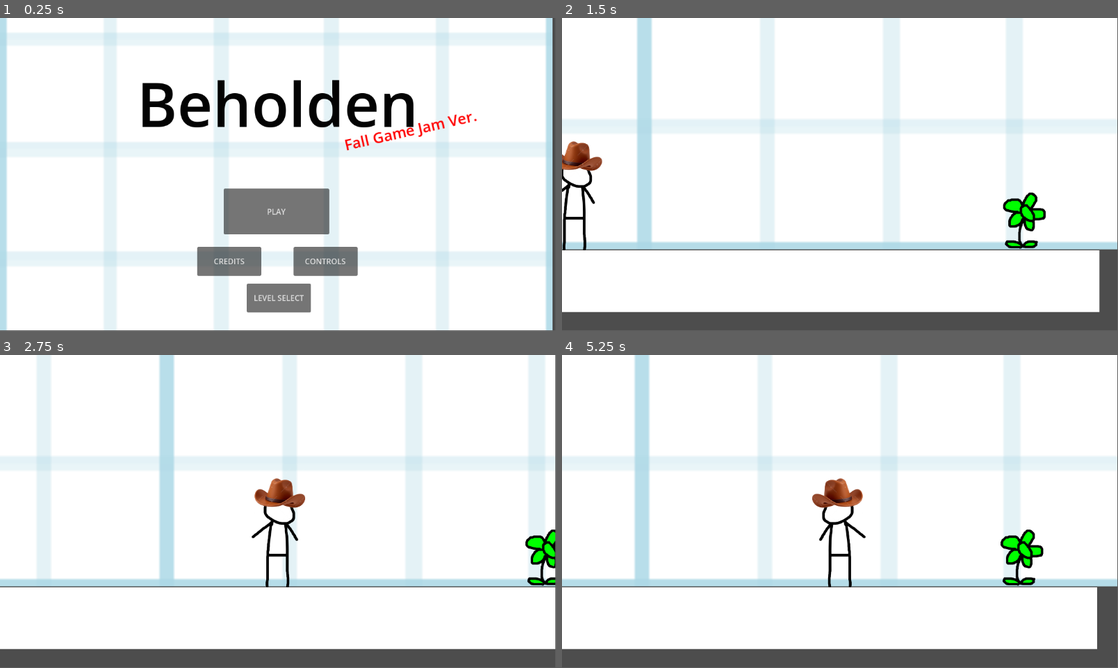
Above: before the commit, frames 1-4 (two rows, left to right).
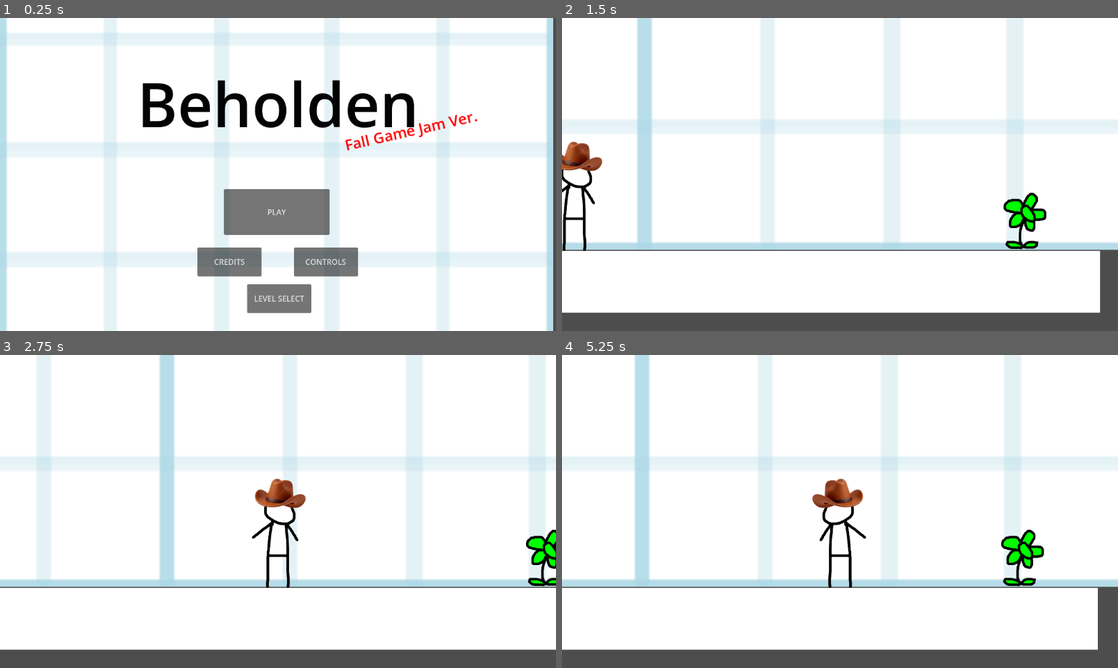
Above: after the commit, the same moments.

Repository: Mediocre-Mr-Fish/ECS179-Final-Project
Game: Godot game, scene res://screens/menu.tscn
The game is run twice, just before and just after one commit, with the same random seed, the same clock (stepped at 60 frames per second) and the same inputs.
Inputs:
- Up to frame 1 (0.25 s): no input
- Up to frame 2 (1.5 s): click "PLAY" at 0.5 s; tap Enter at 1.25 s; hold D (right) from 1.28 s (still down); hold Shift (gimick1) from 1.28 s (still down)
- Up to frame 3 (2.75 s): keep holding D (right); tap W (up) at 1.52, 2.27 s; release Shift (gimick1) at 2.03 s; tap Q (gimick2) at 2.1 s
- Up to frame 4 (5.25 s): release D (right) at 2.78 s; hold A (left) 2.78-3.53 s; hold Shift (gimick1) 2.78-3.53 s; hold D (right) 3.53-5.03 s; tap Q (gimick2) at 3.6, 5.1 s; tap W (up) at 3.77, 4.52 s; hold Shift (gimick1) 4.28-5.03 s; hold A (left) from 5.03 s (still down)
In our replay, the window is 799x449 before the commit and 800x450 after it. These sizes can differ from the game's own. Grey fills any space a smaller window leaves; there, only what the larger window draws over its background counts as a difference.

The runs differ from the first frame. In frame 1, 2.1% of the frame differs, in the area x 0-100%, y 0-100%; in frame 2, 1.7%; in frame 3, 1.8%; in frame 4, 1.9%.

Commit message:
minor fixes

Diff:
--- a/puzzle-platformer-game-jam/objects/camera/PlayerCamera.tscn
+++ b/puzzle-platformer-game-jam/objects/camera/PlayerCamera.tscn
@@ -31,6 +31,7 @@
 texture = ExtResource("3_brkmr")
 
 [node name="Overlay" type="TextureRect" parent="."]
+z_index = 10
 offset_left = -115.2
 offset_top = -646.0
 offset_right = -38.399994
--- a/puzzle-platformer-game-jam/objects/player/Player.tscn
+++ b/puzzle-platformer-game-jam/objects/player/Player.tscn
@@ -3,14 +3,14 @@
 [ext_resource type="Script" uid="uid://cnif7fgpw4n3x" path="res://objects/player/player_controller.gd" id="1_ij6vw"]
 [ext_resource type="Texture2D" uid="uid://bcvtf6fl3mst" path="res://assets/guy.png" id="2_kne1u"]
 [ext_resource type="Script" uid="uid://b5umy05fi62tq" path="res://objects/player/player_sprite.gd" id="3_e80uo"]
-[ext_resource type="Script" path="res://touch_hit_box.gd" id="3_kne1u"]
+[ext_resource type="Script" uid="uid://b5hf8j1tluq3w" path="res://touch_hit_box.gd" id="3_kne1u"]
 [ext_resource type="Texture2D" uid="uid://cco14dfocmfkh" path="res://assets/overlay_red.png" id="5_cxr5p"]
 
 [sub_resource type="RectangleShape2D" id="RectangleShape2D_kpjcp"]
-size = Vector2(229, 492)
+size = Vector2(229, 457)
 
 [sub_resource type="RectangleShape2D" id="RectangleShape2D_cxr5p"]
-size = Vector2(277, 492)
+size = Vector2(277, 509)
 
 [node name="CharacterBody2D" type="CharacterBody2D"]
 script = ExtResource("1_ij6vw")
@@ -21,19 +21,18 @@
 script = ExtResource("3_e80uo")
 
 [node name="CollisionShape2D" type="CollisionShape2D" parent="."]
-visible = false
-position = Vector2(-4.5, 0)
+position = Vector2(-4.5, 17.5)
 shape = SubResource("RectangleShape2D_kpjcp")
 
 [node name="TouchHitBox" type="Area2D" parent="."]
 script = ExtResource("3_kne1u")
 
 [node name="CollisionShape2D2" type="CollisionShape2D" parent="TouchHitBox"]
-position = Vector2(-5.5, 0)
+position = Vector2(-5.5, 8.5)
 shape = SubResource("RectangleShape2D_cxr5p")
 
 [node name="Debug" type="Sprite2D" parent="TouchHitBox"]
 visible = false
-position = Vector2(-5.5, 1.66893e-06)
-scale = Vector2(1.0820313, 1.921875)
+position = Vector2(-5.5, 8.499994)
+scale = Vector2(1.0820313, 1.9882811)
 texture = ExtResource("5_cxr5p")
--- a/puzzle-platformer-game-jam/project.godot
+++ b/puzzle-platformer-game-jam/project.godot
@@ -14,6 +14,10 @@
 run/main_scene="uid://clexu3ggdmson"
 config/features=PackedStringArray("4.5", "GL Compatibility")
 config/icon="res://icon.svg"
+
+[display]
+
+window/stretch/mode="viewport"
 
 [input]
 
Not shown, changed: puzzle-platformer-game-jam/export_presets.cfg
Not shown, changed: puzzle-platformer-game-jam/.gitignore
